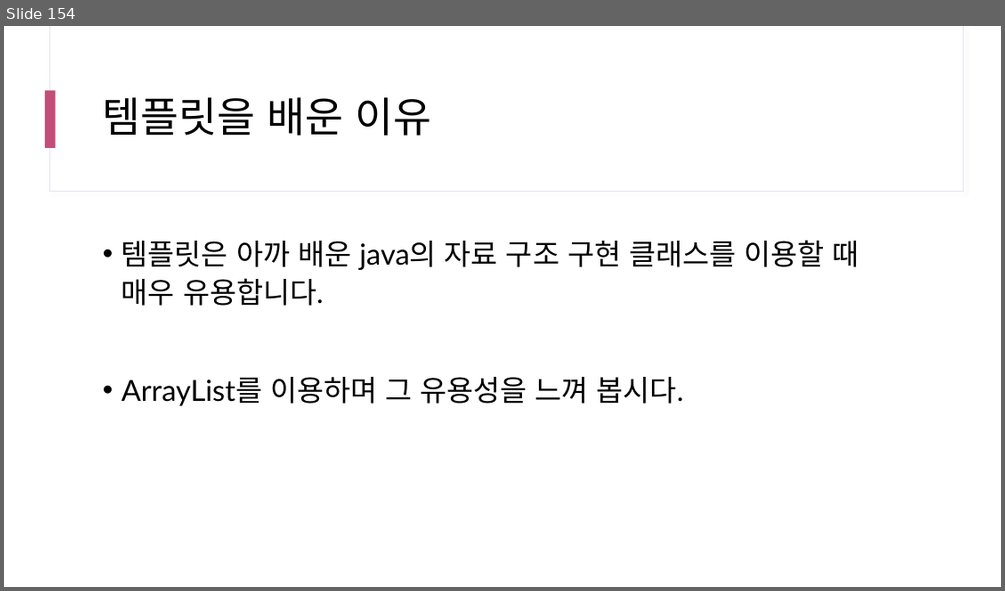
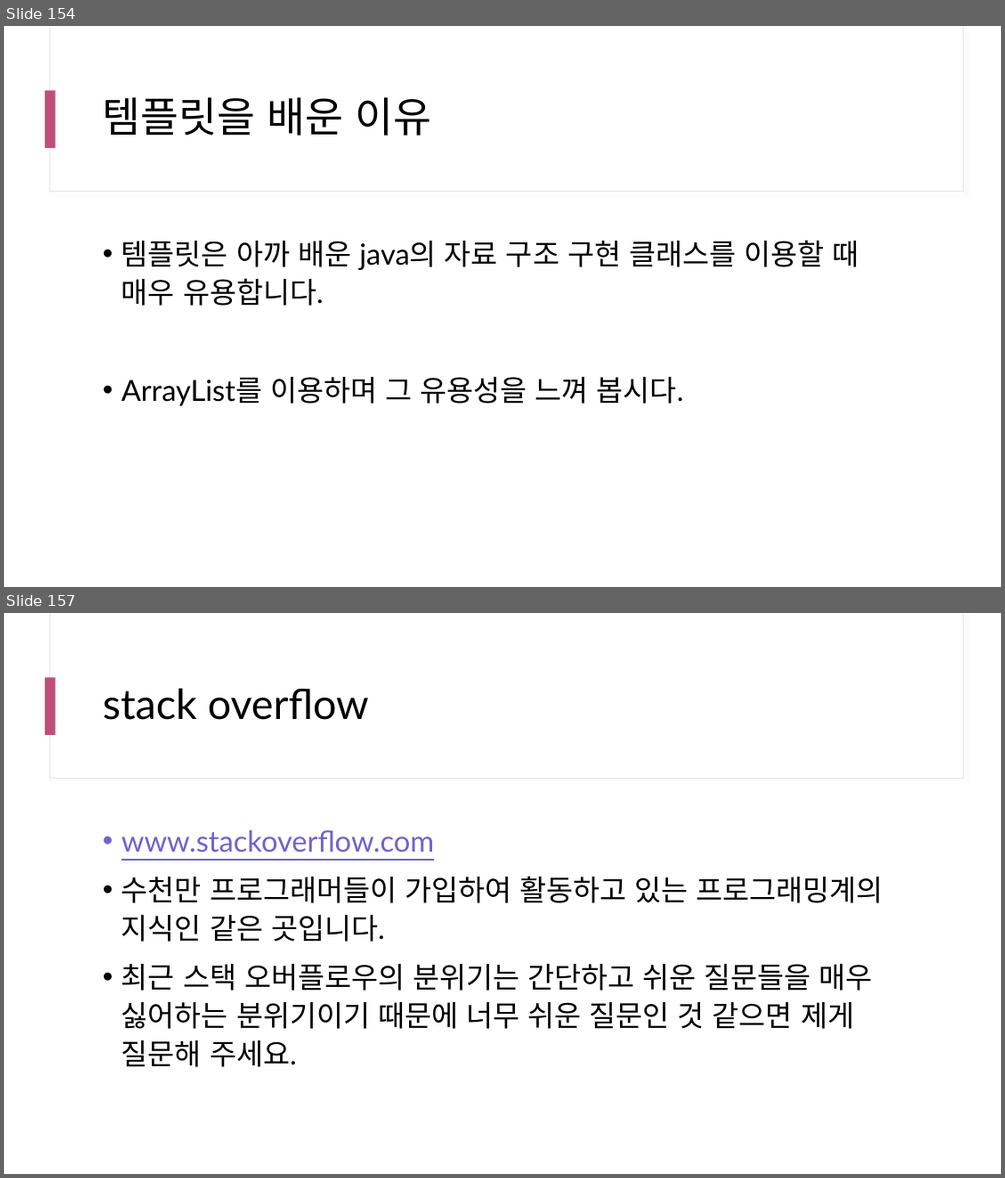
Before and after one commit to yhs0602/SPLIT_lecture_examples, a slide deck: docs/SPLIT 17차 Java.pptx. Shown one above the other, each under a label of ours: slide 154 before the commit, slides 154 and 157 after it; the slides between them are not shown. The pictures are 1005x591 and 1005x1178 pixels, drawn with LibreOffice and Linux fonts; fonts in the diff are those of the drawing. Boxes give left, top, right and bottom in pixels: in the first picture for what was removed or moved away, otherwise in the second. Text is boxed around its words. In the diff, an @@ line names an element or a change of style, - is before the commit and + after.

```diff
--- a/docs/SPLIT 17차 Java.pptx
+++ b/docs/SPLIT 17차 Java.pptx
@@ slide 157 added at (x1=4, y1=613, x2=1001, y2=1174), background #FFFFFF; not listed: 3 template elements that a slide beside it also shows @@
@@ title added at (x1=103, y1=688, x2=369, y2=720), 40 pt, text #000000 @@
+stack overflow
@@ text added at (x1=121, y1=830, x2=883, y2=1067), 28 pt, text #000000 @@
+• www.stackoverflow.com
+• 수천만 프로그래머들이 가입하여 활동하고 있는 프로그래밍계의 지식인 같은 곳입니다.
+• 최근 스택 오버플로우의 분위기는 간단하고 쉬운 질문들을 매우 싫어하는 분위기이기 때문에 너무 쉬운 질문인 것 같으면 제게 질문해 주세요.
```
Also in this commit, not shown: 3 other slides added, 1 other file.
